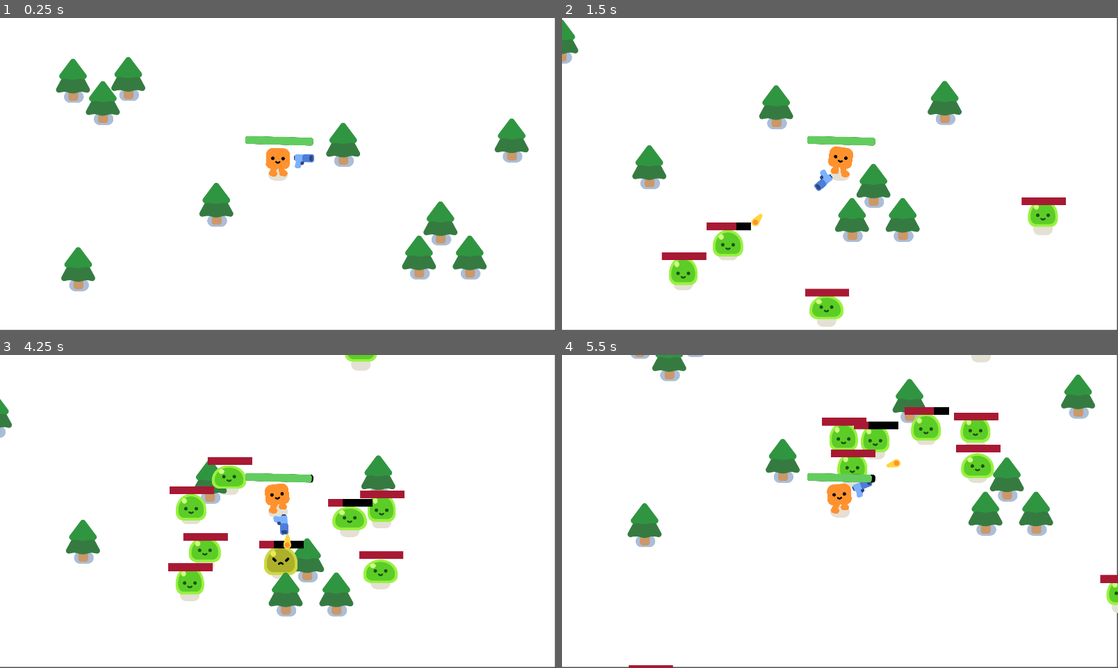
Above: before the commit, frames 1-4 (two rows, left to right).
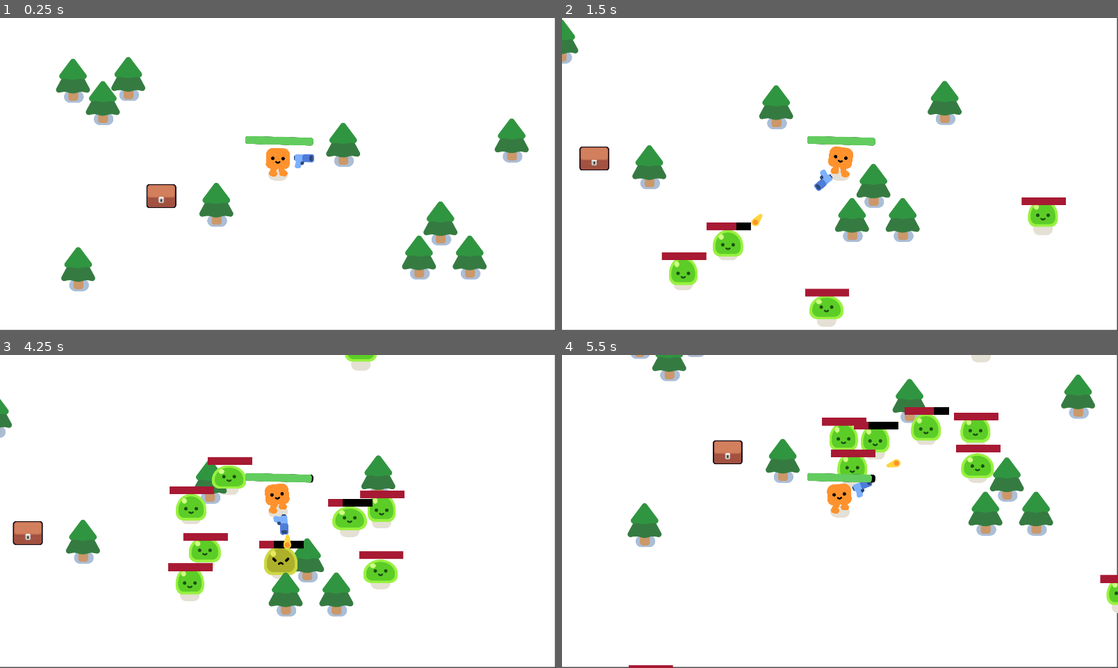
Above: after the commit, the same moments.

Repository: CWong1111/Cartoon-cute
Game: Godot game, scene res://survivors_game.tscn
The game is run twice, just before and just after one commit, with the same random seed, the same clock (stepped at 60 frames per second) and the same inputs.
Inputs (mouse positions are in pixels of both pictures, inside the frame that each line leads up to):
- Up to frame 1 (0.25 s): no input
- Up to frame 2 (1.5 s): tap Enter at 0.5 s; move the mouse to (962, 158) at 0.52 s; hold D (move_right) 0.53-1.28 s; click (962, 158) at 0.67 s; move the mouse to (728, 190) at 1.27 s; hold S (move_down) from 1.28 s (still down); click (728, 190) at 1.42 s
- Up to frame 3 (4.25 s): move the mouse to (333, 442) at 2.02 s; release S (move_down) at 2.03 s; hold D (move_right) 2.03-2.78 s; click (333, 442) at 2.17 s; move the mouse to (250, 574) at 2.77 s; hold W (move_up) 2.78-3.53 s; click (250, 574) at 2.92 s; move the mouse to (444, 558) at 3.52 s; hold A (move_left) from 3.53 s (still down); click (444, 558) at 3.67 s
- Up to frame 4 (5.5 s): move the mouse to (673, 464) at 4.27 s; click (673, 464) at 4.42 s; move the mouse to (867, 511) at 5.02 s; release A (move_left) at 5.03 s; hold S (move_down) from 5.03 s (still down); click (867, 511) at 5.17 s

The runs differ from the first frame. In frame 1, 0.4% of the frame differs, in the area x 26-32%, y 53-61%; in frame 2, 0.4%; in frame 3, 0.4%; in frame 4, 0.5%, in the area x 27-61%, y 21-37%.

Commit message:
chest animation

Diff:
--- /dev/null
+++ b/chest.gd
@@ -0,0 +1,36 @@
+extends Area2D
+
+
+@onready var canvas_group: CanvasGroup = $CanvasGroup
+@onready var animation_player: AnimationPlayer = $AnimationPlayer
+
+func _ready() -> void:
+	mouse_entered.connect(_on_mouse_entered)
+	mouse_exited.connect(_on_mouse_exited)
+	canvas_group.material.set_shader_parameter("line_thickness", 3.0)
+
+func set_outline_thickness(new_thickness: float) -> void:
+	canvas_group.material.set_shader_parameter("line_thickness", new_thickness)
+
+func _on_mouse_entered() -> void:
+	var tween := create_tween()
+	tween.tween_method(set_outline_thickness, 3.0, 6.0, 0.08)
+
+func _on_mouse_exited() -> void:
+	var tween := create_tween()
+	tween.tween_method(set_outline_thickness, 6.0, 3.0, 0.08)
+
+func _input_event(viewport: Node, event: InputEvent, shape_index: int):
+	var event_is_mouse_click: bool = (
+		event is InputEventMouseButton and
+		event.button_index == MOUSE_BUTTON_LEFT and
+		event.is_pressed()
+	)
+
+	if event_is_mouse_click:
+		open()
+
+func open() -> void:
+	animation_player.play("open")
+
+	input_pickable = false
--- /dev/null
+++ b/chest.tscn
@@ -0,0 +1,79 @@
+[gd_scene load_steps=11 format=3 uid="uid://dckgpt6plkhol"]
+
+[ext_resource type="Script" path="res://chest.gd" id="1_61vg2"]
+[ext_resource type="Shader" path="res://group_outline.gdshader" id="1_c1lrd"]
+[ext_resource type="Texture2D" uid="uid://dle6t5us2p3up" path="res://bottom.png" id="1_l38vv"]
+[ext_resource type="Texture2D" uid="uid://coce3tcnui65h" path="res://top.png" id="2_nx562"]
+[ext_resource type="Texture2D" uid="uid://dms1t8qk6418w" path="res://lock.png" id="3_kt0al"]
+
+[sub_resource type="RectangleShape2D" id="RectangleShape2D_3h2uc"]
+size = Vector2(106, 80)
+
+[sub_resource type="ShaderMaterial" id="ShaderMaterial_exowg"]
+resource_local_to_scene = true
+shader = ExtResource("1_c1lrd")
+shader_parameter/line_color = Color(0.0509804, 0.0196078, 0.0666667, 1)
+shader_parameter/line_thickness = 30.0
+shader_parameter/viewport_scale = Vector2(1, 1)
+
+[sub_resource type="Animation" id="Animation_qqapq"]
+length = 0.001
+tracks/0/type = "value"
+tracks/0/imported = false
+tracks/0/enabled = true
+tracks/0/path = NodePath("CanvasGroup/Top:position")
+tracks/0/interp = 1
+tracks/0/loop_wrap = true
+tracks/0/keys = {
+"times": PackedFloat32Array(0),
+"transitions": PackedFloat32Array(1),
+"update": 0,
+"values": [Vector2(0, -11)]
+}
+
+[sub_resource type="Animation" id="Animation_cmqs2"]
+resource_name = "open"
+tracks/0/type = "value"
+tracks/0/imported = false
+tracks/0/enabled = true
+tracks/0/path = NodePath("CanvasGroup/Top:position")
+tracks/0/interp = 1
+tracks/0/loop_wrap = true
+tracks/0/keys = {
+"times": PackedFloat32Array(0, 0.1, 0.2),
+"transitions": PackedFloat32Array(1, 1, 1),
+"update": 0,
+"values": [Vector2(0, -11), Vector2(145, -57), Vector2(170, 52)]
+}
+
+[sub_resource type="AnimationLibrary" id="AnimationLibrary_vm4pl"]
+_data = {
+"RESET": SubResource("Animation_qqapq"),
+"open": SubResource("Animation_cmqs2")
+}
+
+[node name="Chest" type="Area2D"]
+script = ExtResource("1_61vg2")
+
+[node name="CollisionShape2D" type="CollisionShape2D" parent="."]
+position = Vector2(1, -3)
+shape = SubResource("RectangleShape2D_3h2uc")
+
+[node name="CanvasGroup" type="CanvasGroup" parent="."]
+material = SubResource("ShaderMaterial_exowg")
+
+[node name="Bottom" type="Sprite2D" parent="CanvasGroup"]
+texture = ExtResource("1_l38vv")
+
+[node name="Top" type="Sprite2D" parent="CanvasGroup"]
+position = Vector2(0, -11)
+texture = ExtResource("2_nx562")
+
+[node name="Lock" type="Sprite2D" parent="CanvasGroup"]
+position = Vector2(0, 10)
+texture = ExtResource("3_kt0al")
+
+[node name="AnimationPlayer" type="AnimationPlayer" parent="."]
+libraries = {
+"": SubResource("AnimationLibrary_vm4pl")
+}
--- /dev/null
+++ b/group_outline.gdshader
@@ -0,0 +1,37 @@
+// This program draws an outline around sprites grouped under a CanvasGroup node.
+shader_type canvas_item;
+
+uniform sampler2D screen_texture : hint_screen_texture, filter_linear_mipmap;
+uniform vec4 line_color : source_color = vec4(0, 0, 0, 1);
+uniform float line_thickness = 4.0;
+uniform vec2 viewport_scale = vec2(1.0);
+
+
+void vertex() {
+	VERTEX += (UV * 2.0 - 1.0) * line_thickness;
+}
+
+
+void fragment() {
+    vec2 uv = SCREEN_UV;
+    vec2 size = (SCREEN_PIXEL_SIZE * line_thickness) * viewport_scale;
+
+
+    float outline = texture(screen_texture, uv + vec2(-size.x, 0)).a;
+    outline += texture(screen_texture, uv + vec2(0, size.y)).a;
+    outline += texture(screen_texture, uv + vec2(size.x, 0)).a;
+    outline += texture(screen_texture, uv + vec2(0, -size.y)).a;
+    outline += texture(screen_texture, uv + vec2(-size.x * 0.866, size.y * 0.5)).a;
+    outline += texture(screen_texture, uv + vec2(-size.x * 0.5, size.y * 0.866)).a;
+    outline += texture(screen_texture, uv + vec2(size.x * 0.866, size.y * 0.5)).a;
+    outline += texture(screen_texture, uv + vec2(size.x * 0.5, size.y * 0.866)).a;
+    outline += texture(screen_texture, uv + vec2(-size.x * 0.866, -size.y * 0.5)).a;
+    outline += texture(screen_texture, uv + vec2(-size.x * 0.5, -size.y * 0.866)).a;
+    outline += texture(screen_texture, uv + vec2(size.x * 0.866, -size.y * 0.5)).a;
+    outline += texture(screen_texture, uv + vec2(size.x * 0.5, -size.y * 0.866)).a;
+    outline = min(outline, 1.0);
+
+	vec4 screen_color = texture(screen_texture, SCREEN_UV);
+	COLOR = mix(screen_color, line_color, outline - screen_color.a);
+
+}
--- a/project.godot
+++ b/project.godot
@@ -119,7 +119,3 @@
 [layer_names]
 
 3d_physics/layer_2="player"
-
-[rendering]
-
-renderer/rendering_method="gl_compatibility"
--- a/survivors_game.tscn
+++ b/survivors_game.tscn
@@ -1,14 +1,17 @@
-[gd_scene load_steps=5 format=3 uid="uid://it25lohfiog4"]
+[gd_scene load_steps=7 format=3 uid="uid://it25lohfiog4"]
 
 [ext_resource type="Script" path="res://survivors_game.gd" id="1_7qmao"]
 [ext_resource type="PackedScene" uid="uid://dmll6g3vg5tsy" path="res://player.tscn" id="1_c5cs6"]
 [ext_resource type="PackedScene" uid="uid://c7id0nb8ush7c" path="res://pine_tree.tscn" id="2_s7ipj"]
+[ext_resource type="PackedScene" uid="uid://dckgpt6plkhol" path="res://chest.tscn" id="4_cqm8r"]
 
 [sub_resource type="Curve2D" id="Curve2D_uf50s"]
 _data = {
 "points": PackedVector2Array(0, 0, 0, 0, -63, -219, 0, 0, 0, 0, 2017, -216, 0, 0, 0, 0, 1997, 1184, 0, 0, 0, 0, -60, 1179, 0, 0, 0, 0, -63, -219, 0, 0, 0, 0, -63, -222)
 }
 point_count = 6
+
+[sub_resource type="CircleShape2D" id="CircleShape2D_8xrbn"]
 
 [node name="Game" type="Node2D"]
 y_sort_enabled = true
@@ -97,5 +100,13 @@
 theme_override_font_sizes/font_size = 200
 text = "Game Over "
 
+[node name="Area2D" type="Area2D" parent="."]
+
+[node name="CollisionShape2D" type="CollisionShape2D" parent="Area2D"]
+shape = SubResource("CircleShape2D_8xrbn")
+
+[node name="Chest" parent="." instance=ExtResource("4_cqm8r")]
+position = Vector2(504, 550)
+
 [connection signal="health_depleted" from="Player" to="." method="_on_player_health_depleted"]
 [connection signal="timeout" from="Timer" to="." method="_on_timer_timeout"]
Binary file added: bottom.png
Not shown, added: bottom.png.import
Binary file added: lock.png
Not shown, added: lock.png.import
Binary file added: top.png
Not shown, added: top.png.import
